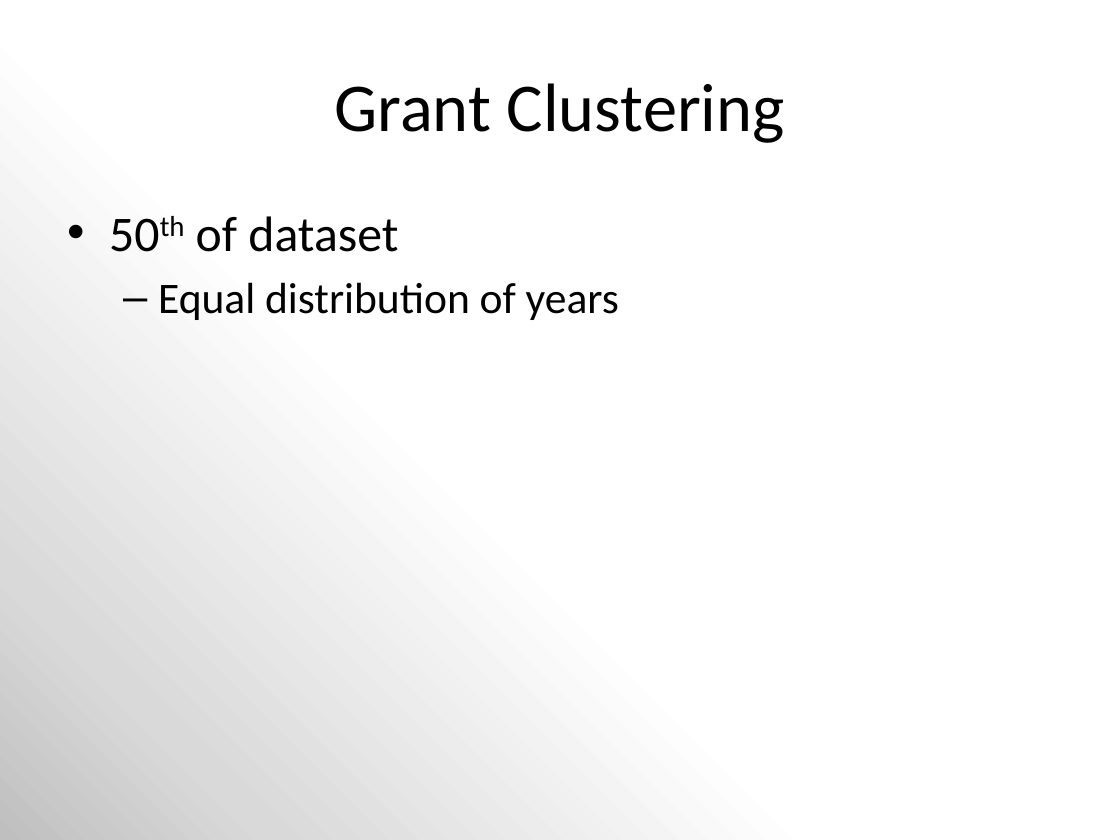
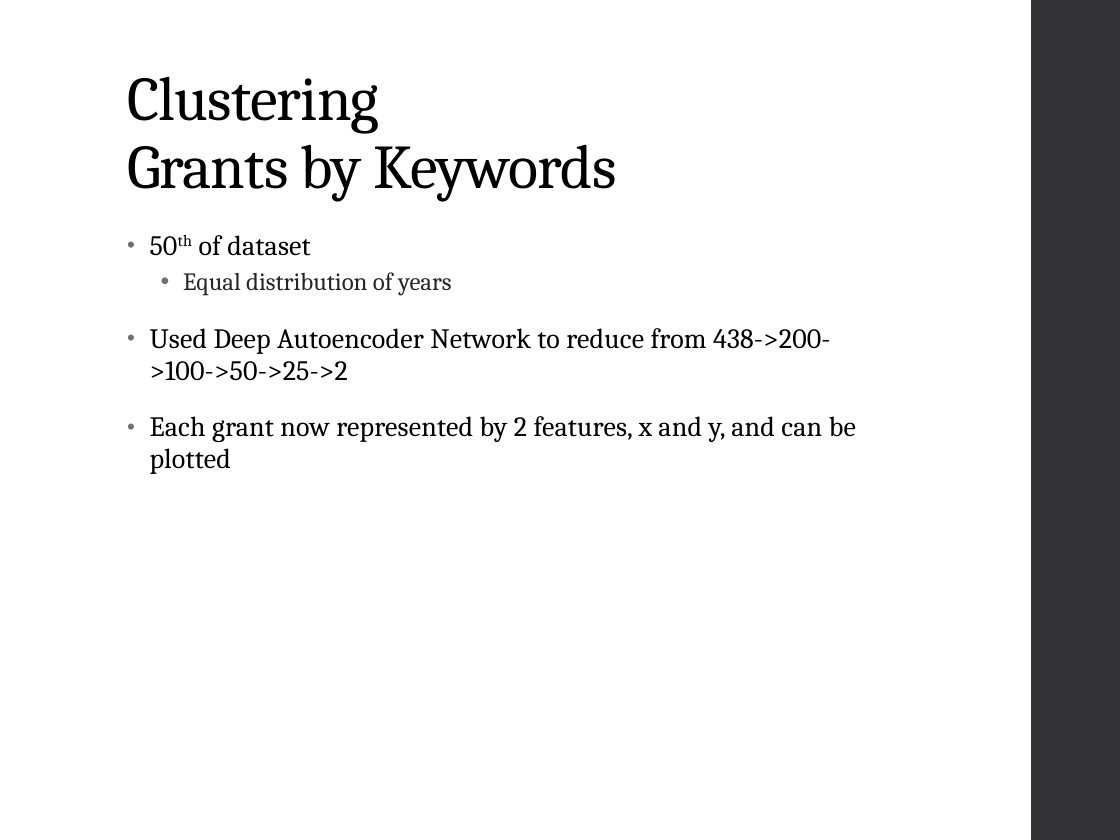
Before and after one commit to MizzouDataMiningCourse-Vaccines/VaccineEffectiveness, a slide deck: slide 13 of docs/Mining NIH Grant Data.pptx (slide 12 before the commit). Drawn at 1120x840 pixels with LibreOffice and Linux fonts; fonts in the diff are those of the drawing. Boxes give left, top, right and bottom in pixels: in the first picture for what was removed or moved away, otherwise in the second. Text is boxed around its words. In the diff, an @@ line names an element or a change of style, - is before the commit and + after.

Commit message:
updates and final presentation

```diff
--- a/docs/Mining NIH Grant Data.pptx
+++ b/docs/Mining NIH Grant Data.pptx
@@ background gradient #BFBFBF to #D9D9D9 to #FFFFFF to #FFFFFF @@
@@ rectangle added at (x1=1032, y1=0, x2=1120, y2=840), fill #353537 @@
@@ title "Clustering Grants by Keywords" at (x1=127, y1=76, x2=616, y2=202): vertical alignment middle to bottom @@
@@ title at (x1=127, y1=76, x2=616, y2=202): text changed; size 44 to 40 pt; font Calibri to Cambria @@
-Grant Clustering
+Clustering
+Grants by Keywords
@@ text "50th of dataset" moved from (x1=158, y1=216, x2=619, y2=320) to (x1=150, y1=235, x2=856, y2=474) @@
@@ text at (x1=183, y1=235, x2=452, y2=296): size 32 to 18 pt, letter spacing 0 to 0.1 pt in "50th of dataset"; font Calibri to Cambria in "50th of dataset", "Equal distribution of years"; size 28 to 16 pt, text colour #000000 to #262626 in "Equal distribution of years"; indent changed; line spacing 1 to 0.95; more space between paragraphs; bullet – to •; line spacing 1 to 0.9 @@
@@ text at (x1=150, y1=328, x2=856, y2=474): paragraphs added @@
+• Used Deep Autoencoder Network to reduce from 438->200->100->50->25->2
+• Each grant now represented by 2 features, x and y, and can be plotted
```
Also in this commit, not shown: 11 other slides changed, 3 slides added, 2 slides removed, 2 other files.
